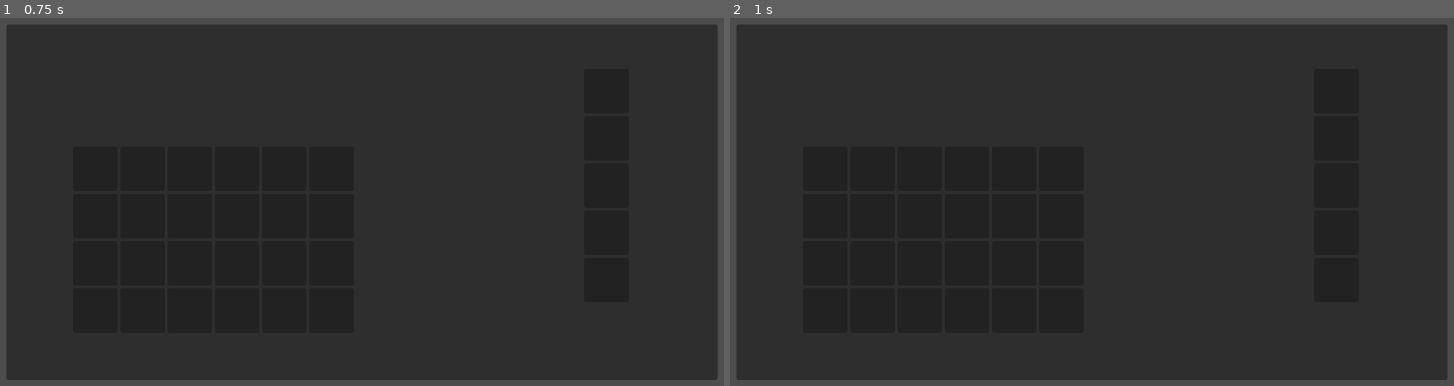
Above: before the commit, frames 1-2 (left to right).
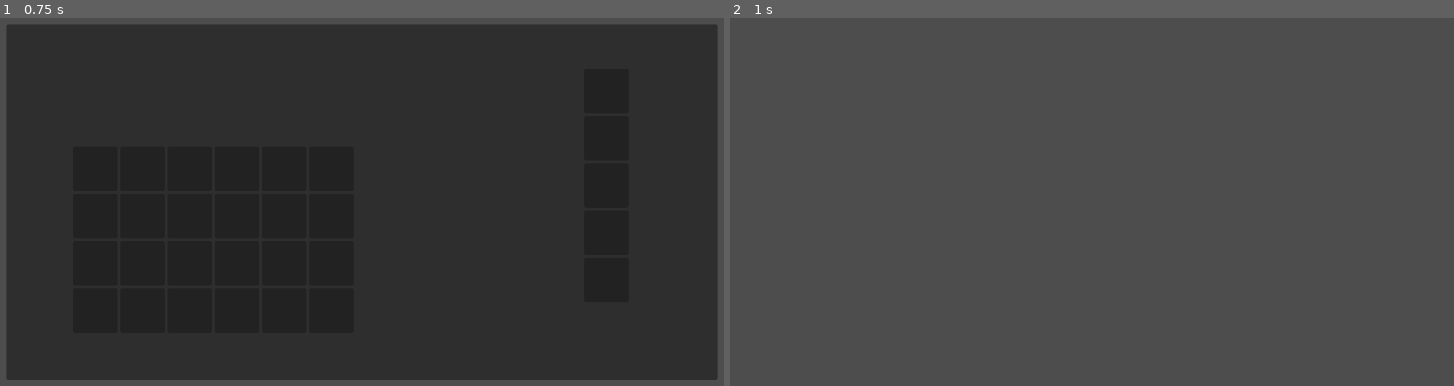
Above: after the commit, the same moments.

Repository: Organizacja-Przestepcza/Land-Of-Caldoria
Game: Godot game, scene res://scenes/ui/inventory/inventory.tscn
The game is run twice, just before and just after one commit, with the same random seed, the same clock (stepped at 60 frames per second) and the same inputs. This scene is started directly instead of the project's main scene.
Inputs:
- Up to frame 1 (0.75 s): tap Enter (ui_accept) at 0.5, 0.6 s
- Up to frame 2 (1 s): tap Enter (ui_accept) at 0.77 s

Frame 1 is identical in both runs. In frame 2, 95% of the frame differs, in the area x 0-100%, y 1-99%.
Error after the commit: Invalid access to property or key 'texture' on a base object of type 'null instance'. (res://scenes/ui/inventory/inventory_item.gd:12)

Commit message:
update inventory and add dragging feature

Diff:
--- a/items/Item.gd
+++ b/items/Item.gd
@@ -1,8 +1,11 @@
 class_name Item
 extends Resource
 
+enum Type { HEAD, CHEST, LEGS, FEET, ACCESSORY, MAIN }
 
+@export var type: Type
 @export var slot: InventorySlot.Type
 @export var name: String
 @export var weight: int
 @export var texture: Texture2D
+@export var description: String
--- a/scenes/ui/inventory/inventory.gd
+++ b/scenes/ui/inventory/inventory.gd
@@ -2,22 +2,31 @@
 
 var invSize: int = 24
 var slotSize: Vector2 = Vector2(64,64)
+var itemsLoad = [
+	"res://items/resource/wood/log.tres"
+]
+
 
 # Called when the node enters the scene tree for the first time.
 func _ready() -> void:
 	for i in invSize:
-		var slot = InventorySlot.new(InventorySlot.Type.MAIN,slotSize)
+		var slot = InventorySlot.new(InventorySlot.Type.MAIN, slotSize)
 		$Main.add_child(slot)
-	var headSlot = InventorySlot.new(InventorySlot.Type.HEAD,slotSize)
-	var torsoSlot = InventorySlot.new(InventorySlot.Type.TORSO,slotSize)
-	var armsSlot = InventorySlot.new(InventorySlot.Type.ARMS,slotSize)
-	var legsSlot = InventorySlot.new(InventorySlot.Type.LEGS,slotSize)
-	var feetSlot = InventorySlot.new(InventorySlot.Type.FEET,slotSize)
+	var headSlot = InventorySlot.new(InventorySlot.Type.HEAD, slotSize)
+	var torsoSlot = InventorySlot.new(InventorySlot.Type.TORSO, slotSize)
+	var armsSlot = InventorySlot.new(InventorySlot.Type.ARMS, slotSize)
+	var legsSlot = InventorySlot.new(InventorySlot.Type.LEGS, slotSize)
+	var feetSlot = InventorySlot.new(InventorySlot.Type.FEET, slotSize)
 	$Armor.add_child(headSlot)
 	$Armor.add_child(torsoSlot)
 	$Armor.add_child(armsSlot)
 	$Armor.add_child(legsSlot)
 	$Armor.add_child(feetSlot)
-# Called every frame. 'delta' is the elapsed time since the previous frame.
+	for i in itemsLoad.size():
+		var item = InventoryItem.new()
+		item.init(load(itemsLoad[i]))
+		$Main.get_child(i).add_child(item)
+
 func _process(delta: float) -> void:
-	pass
+	if Input.is_action_just_pressed("ui_accept"):
+		self.visible = !self.visible
--- /dev/null
+++ b/scenes/ui/inventory/inventory_item.gd
@@ -0,0 +1,31 @@
+class_name InventoryItem
+extends TextureRect
+
+@export var data: Item
+
+func init(d: Item):
+	data = d
+
+func _ready() -> void:
+	expand_mode = TextureRect.EXPAND_IGNORE_SIZE
+	stretch_mode = TextureRect.STRETCH_KEEP_ASPECT_CENTERED
+	texture = data.texture
+	tooltip_text = "%s \n%s" % [data.name, data.description]
+
+func _get_drag_data(at_position: Vector2):
+	set_drag_preview(make_drag_preview(at_position))
+	return self
+
+func make_drag_preview(at_position: Vector2):
+	var t = TextureRect.new()
+	t.texture = texture
+	t.expand_mode = TextureRect.EXPAND_IGNORE_SIZE
+	t.stretch_mode = TextureRect.STRETCH_KEEP_ASPECT_CENTERED
+	t.custom_minimum_size = size
+	t.modulate.a = 0.5
+	t.position = Vector2(-at_position)
+
+	var c = Control.new()
+	c.add_child(t)
+
+	return c
--- a/scenes/ui/inventory/inventory_slot.gd
+++ b/scenes/ui/inventory/inventory_slot.gd
@@ -2,18 +2,30 @@
 extends PanelContainer
 
 @export var type: Type
-
-enum Type {MAIN, HEAD, ARMS, TORSO, LEGS, FEET}
+enum Type { MAIN, HEAD, ARMS, TORSO, LEGS, FEET }
 
 func _init(t: Type, cms: Vector2) -> void:
 	type = t
 	custom_minimum_size = cms
 
-# Called when the node enters the scene tree for the first time.
-func _ready() -> void:
-	pass # Replace with function body.
 
+func _can_drop_data(_at_position: Vector2, data: Variant):
+	if data is InventoryItem:
+		if type == Item.Type.MAIN:
+			if get_child_count() == 0:
+				return true
+			else:
+				if type == data.get_parent().type:
+					return true
+			return get_child(0).data.type == data.data.type
+		else:
+			return data.data.type == type
+	return false
 
-# Called every frame. 'delta' is the elapsed time since the previous frame.
-func _process(delta: float) -> void:
-	pass
+func _drop_data(_at_position: Vector2, data: Variant):
+	if get_child_count() > 0:
+		var item = get_child(0)
+		if item == data:
+			return
+		item.reparent(data.get_parent())
+	data.reparent(self)
